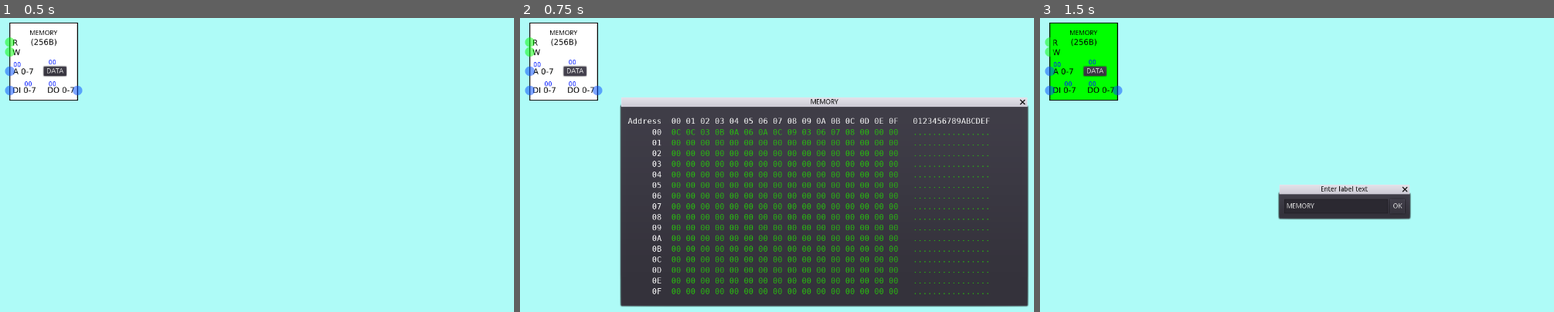
Above: before the commit, frames 1-3 (left to right).
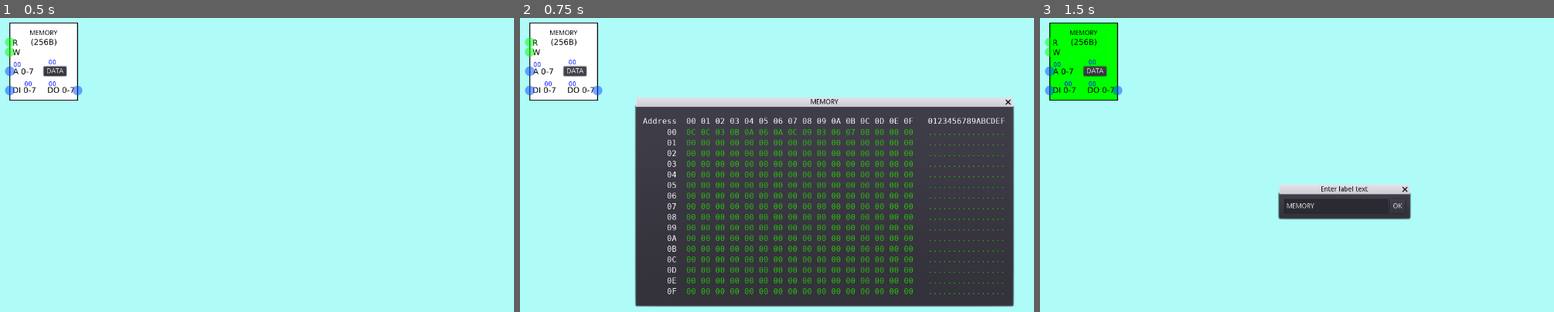
Above: after the commit, the same moments.

Repository: andrew-wilkes/digital-logic
Game: Godot game, scene res://parts/blocks/Memory.tscn
Two runs of this game, one before a commit and one after it. Both use one fixed random seed, a clock stepped at 60 frames per second and the inputs below. This scene is started directly instead of the project's main scene.
Inputs:
- Up to frame 1 (0.5 s): no input
- Up to frame 2 (0.75 s): click "DATA" at 0.5 s
- Up to frame 3 (1.5 s): click "MEMORY" at 1.25 s

Frame 1 is identical in both runs. In frame 2, 12% of the frame differs, in the area x 19-99%, y 27-99%; in frame 3, nothing differs.

Commit message:
Add canvas layer parent to memory viewer

Diff:
--- a/game/parts/blocks/Memory.gd
+++ b/game/parts/blocks/Memory.gd
@@ -42,4 +42,4 @@
 
 
 func _on_ViewData_button_down():
-	$Viewer.open(mem, title)
+	$c/Viewer.open(mem, title)
--- a/game/parts/blocks/Memory.tscn
+++ b/game/parts/blocks/Memory.tscn
@@ -103,12 +103,6 @@
 margin_bottom = -48.0
 text = "MEMORY"
 
-[node name="Viewer" parent="." instance=ExtResource( 5 )]
-margin_left = 110.0
-margin_top = 30.0
-margin_right = 951.0
-margin_bottom = 442.0
-
 [node name="ViewData" type="Button" parent="."]
 margin_top = 10.0
 margin_right = 47.0
@@ -117,4 +111,12 @@
 __meta__ = {
 "_edit_use_anchors_": false
 }
+
+[node name="c" type="CanvasLayer" parent="."]
+
+[node name="Viewer" parent="c" instance=ExtResource( 5 )]
+margin_left = 110.0
+margin_top = 30.0
+margin_right = 890.0
+margin_bottom = 442.0
 [connection signal="button_down" from="ViewData" to="." method="_on_ViewData_button_down"]
